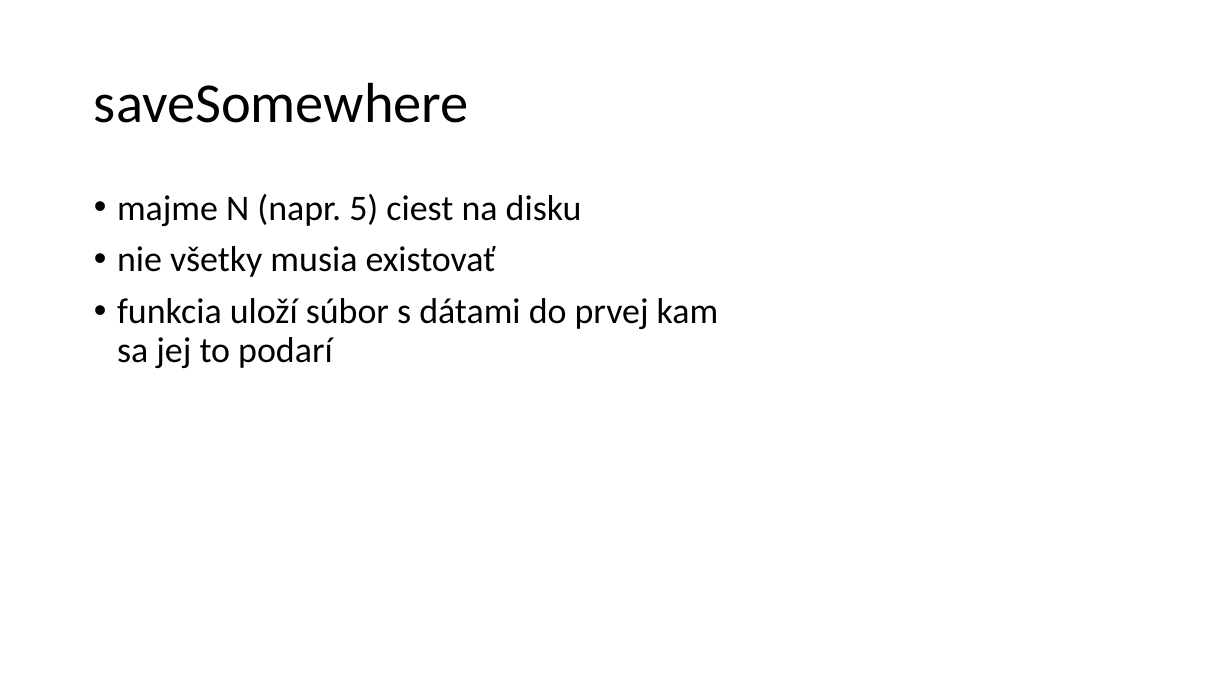
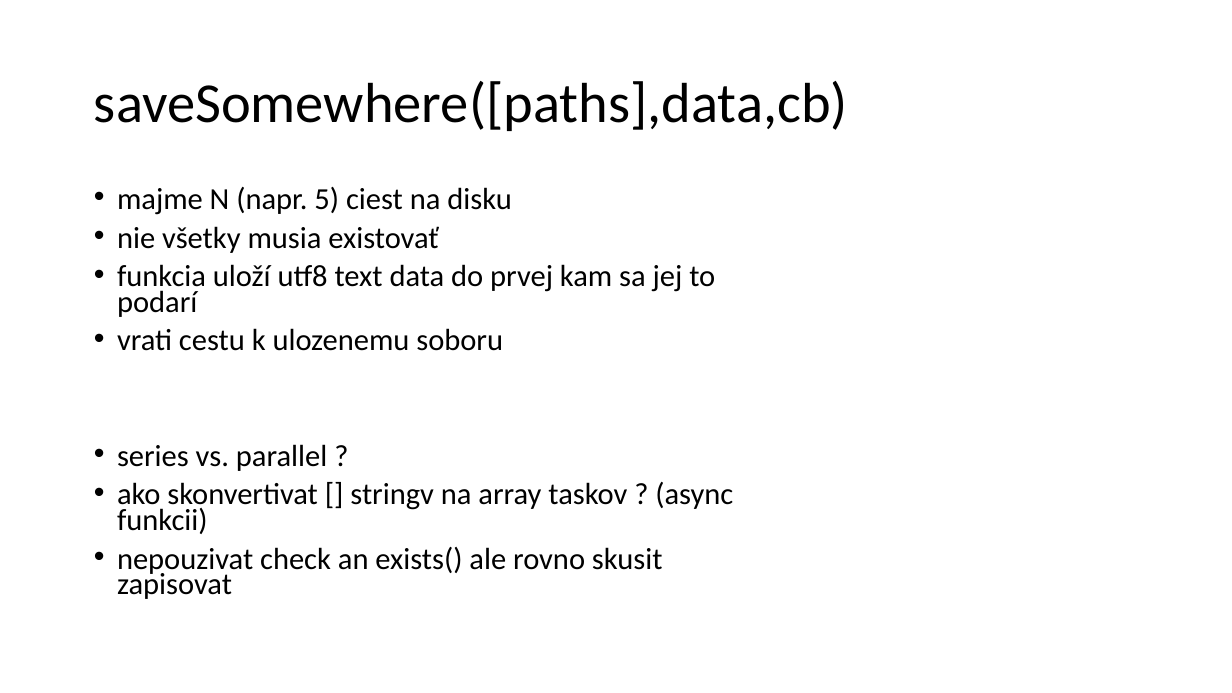
Before and after one commit to yimejky/wawjs, a slide deck: slide 5 of 09-cvicenie/cvicenie09.pptx (slide 4 before the commit). Drawn at 1232x693 pixels with LibreOffice and Linux fonts; fonts in the diff are those of the drawing. Boxes give left, top, right and bottom in pixels: in the first picture for what was removed or moved away, otherwise in the second. Text is boxed around its words. In the diff, an @@ line names an element or a change of style, - is before the commit and + after.

```diff
--- a/09-cvicenie/cvicenie09.pptx
+++ b/09-cvicenie/cvicenie09.pptx
@@ title at (94,81,848,131): text changed @@
-saveSomewhere
+saveSomewhere([paths],data,cb)
@@ text at (117,187,512,253): size 28 to 23.8 pt in "majme N (napr. 5) ciest na disku", "nie všetky musia existovať"; line spacing 0.9 to 0.7 @@
@@ text at (117,264,733,599): text changed; size 28 to 23.8 pt @@
-• funkcia uloží súbor s dátami do prvej kam sa jej to podarí
+• funkcia uloží utf8 text data do prvej kam sa jej to podarí
+• vrati cestu k ulozenemu soboru
+• series vs. parallel ?
+• ako skonvertivat [] stringv na array taskov ? (async funkcii)
+• nepouzivat check an exists() ale rovno skusit zapisovat
```
Also in this commit, not shown: 4 other slides changed, 1 slide added, 15 other files.
